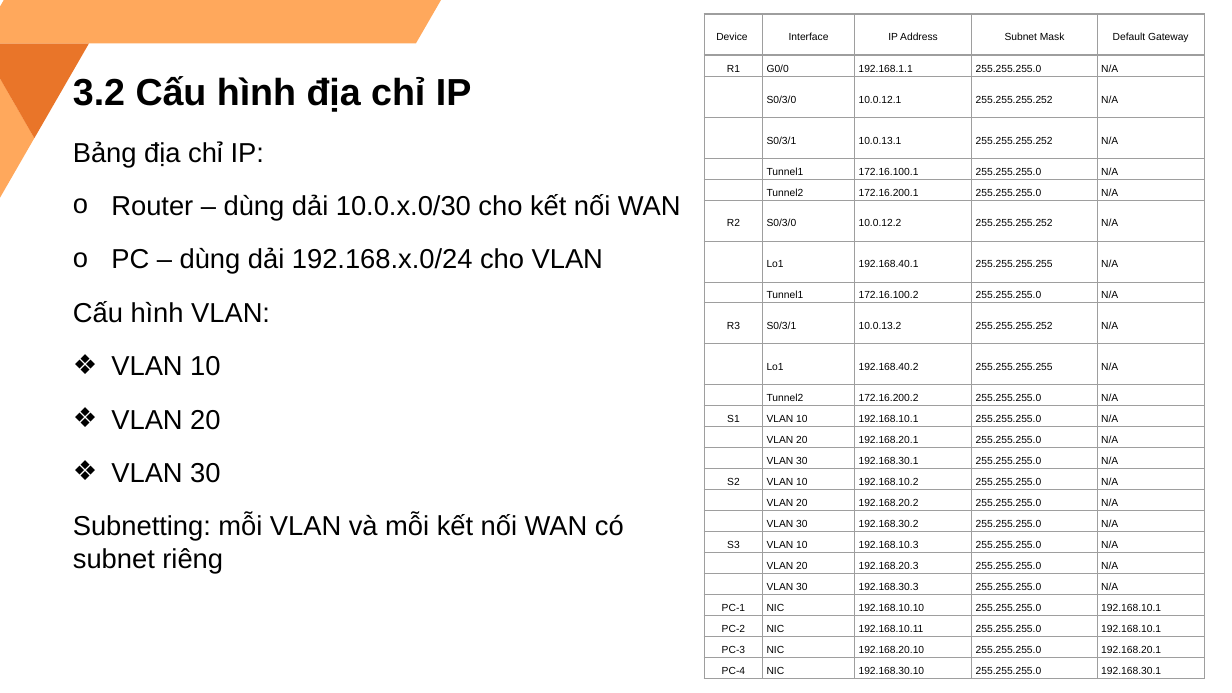
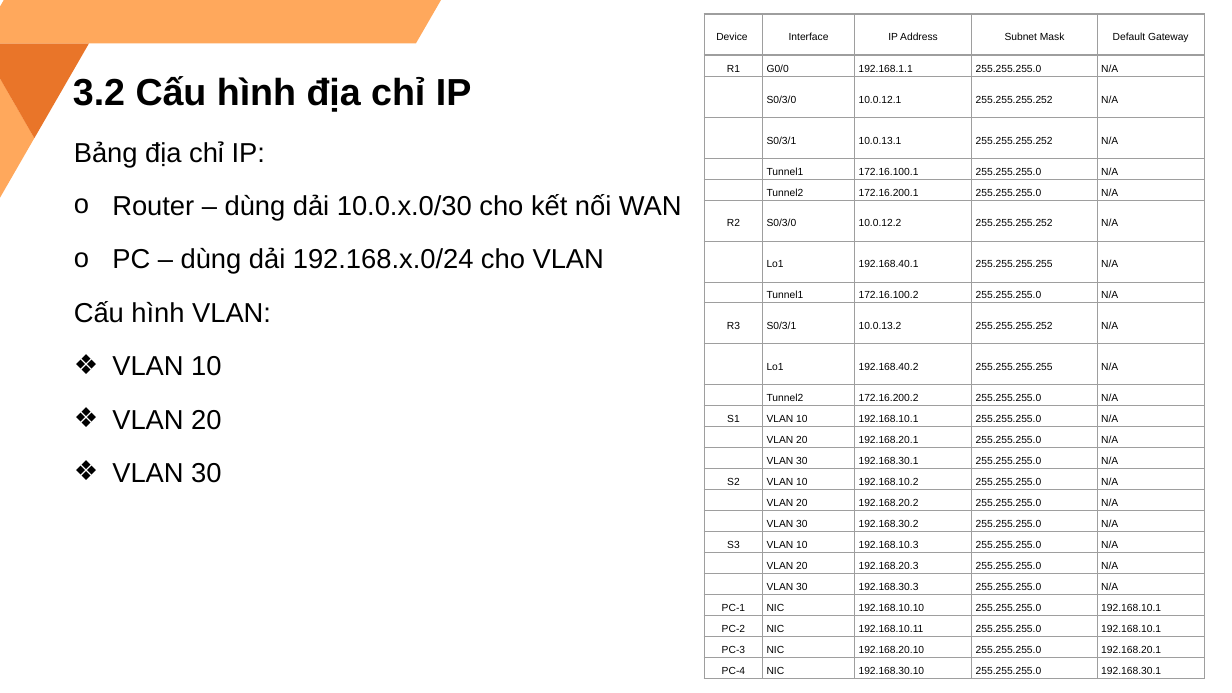
Before and after one commit to TrangThanhHieu/tn-da21ttb-110121023-trangthanhhieu-xaydungmohinhmangwanbaomattoiuuhieusuat-cpt, a slide deck: slide 17 of docs/110121023_TrangThanhHieu_Da21TTB.pptx. Drawn at 1232x693 pixels with LibreOffice and Linux fonts; fonts in the diff are those of the drawing. Boxes give left, top, right and bottom in pixels: in the first picture for what was removed or moved away, otherwise in the second. Text is boxed around its words. In the diff, an @@ line names an element or a change of style, - is before the commit and + after.

```diff
--- a/docs/110121023_TrangThanhHieu_Da21TTB.pptx
+++ b/docs/110121023_TrangThanhHieu_Da21TTB.pptx
@@ text at [73,514,624,574]: paragraph removed @@
-Subnetting: mỗi VLAN và mỗi kết nối WAN có subnet riêng
```
Also in this commit, not shown: 8 other slides changed, 3 other files.
